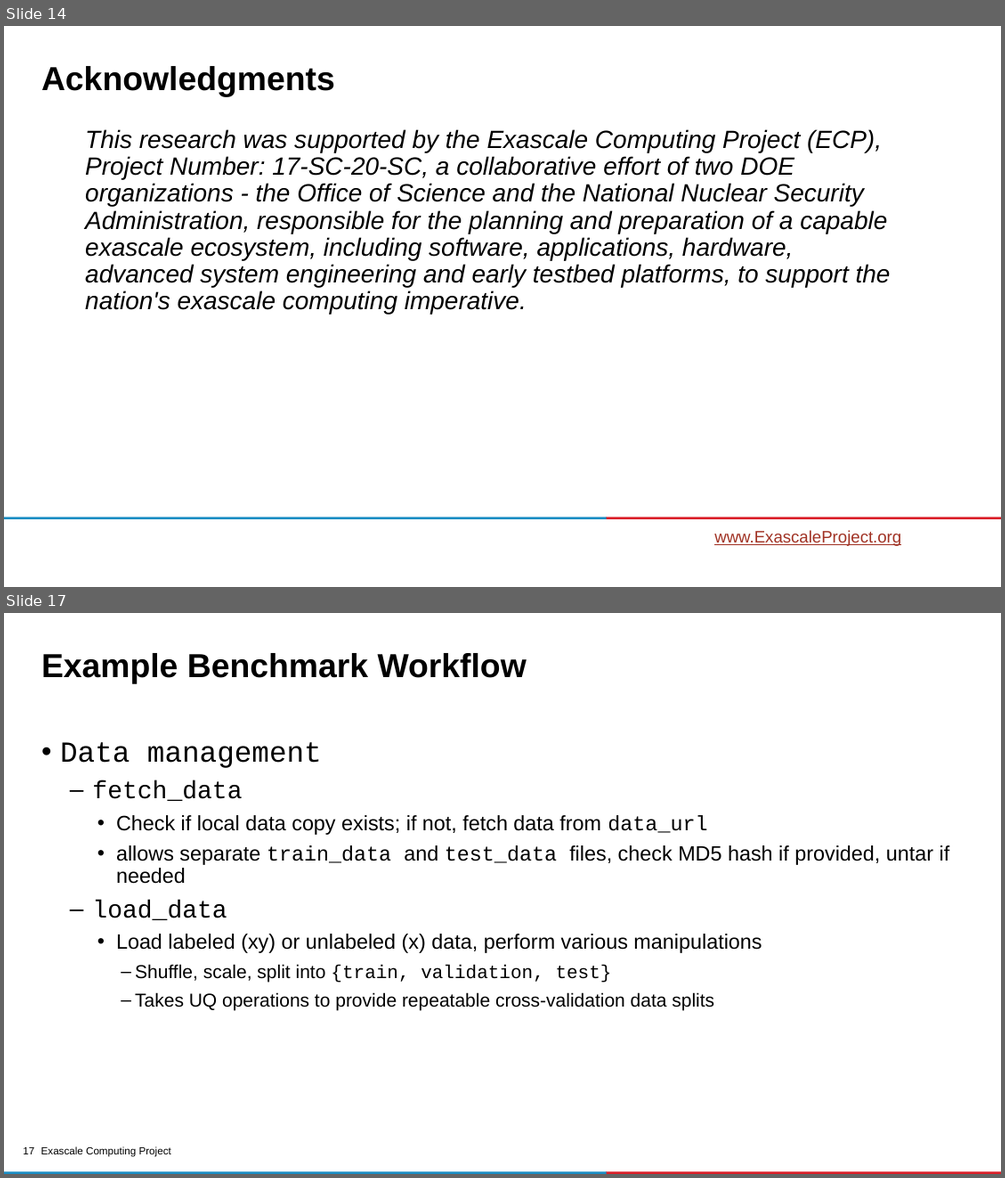
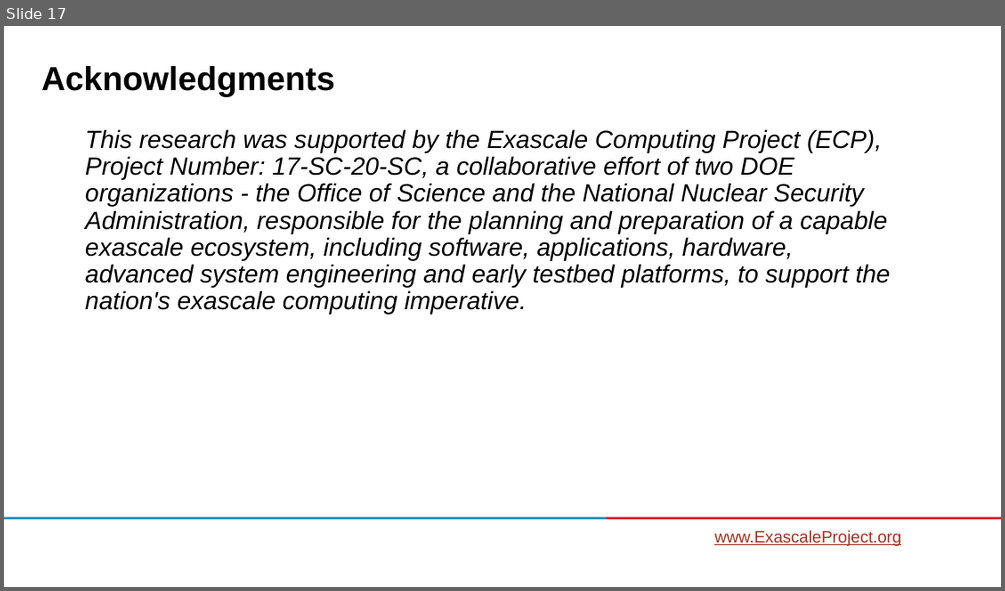
Before and after one commit to ECP-CANDLE/Tutorials, a slide deck: 2020/ECP/slides/03-library.pptx. Shown one above the other, each under a label of ours: slides 14 and 17 before the commit, slide 17 after it; the slides between them are not shown. The pictures are 1005x1178 and 1005x591 pixels, drawn with LibreOffice and Linux fonts; fonts in the diff are those of the drawing; background and template pictures are left out. Boxes give left, top, right and bottom in pixels: in the first picture for what was removed or moved away, otherwise in the second. Text is boxed around its words. In the diff, an @@ line names an element or a change of style, - is before the commit and + after.

```diff
--- a/2020/ECP/slides/03-library.pptx
+++ b/2020/ECP/slides/03-library.pptx
@@ slide 17 removed at [4,613,1001,1174], background #FFFFFF @@
@@ title removed at [41,653,526,684] @@
-Example Benchmark Workflow
@@ text removed at [60,742,950,1010] @@
-• Data management
-  – fetch_data
-    • Check if local data copy exists; if not, fetch data from data_url
-    • allows separate train_data and test_data files, check MD5 hash if provided, untar if needed
-  – load_data
-    • Load labeled (xy) or unlabeled (x) data, perform various manipulations
-      – Shuffle, scale, split into {train, validation, test}
-      – Takes UQ operations to provide repeatable cross-validation data splits
@@ text removed at [41,1146,171,1157] @@
-Exascale Computing Project
@@ rectangle removed at [4,1172,606,1174] @@
@@ page number removed at [23,1147,34,1154] @@
-17
@@ rectangle removed at [606,1172,1001,1174] @@
@@ what was slide 14 is now slide 17 @@
```
Also in this commit, not shown: 3 slides added, 3 other slides removed.
